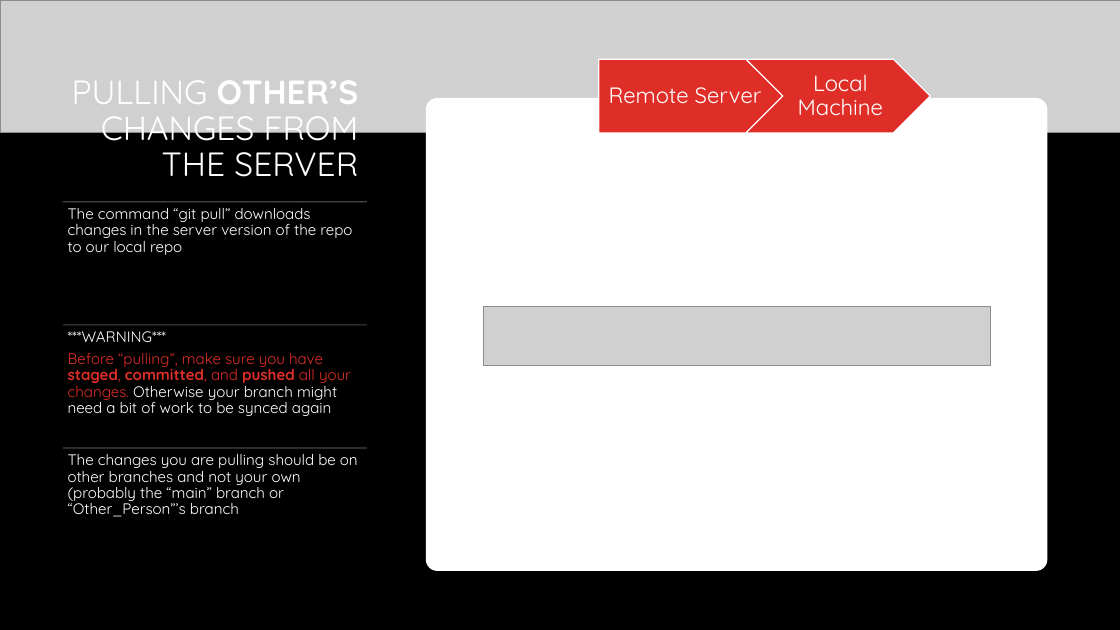
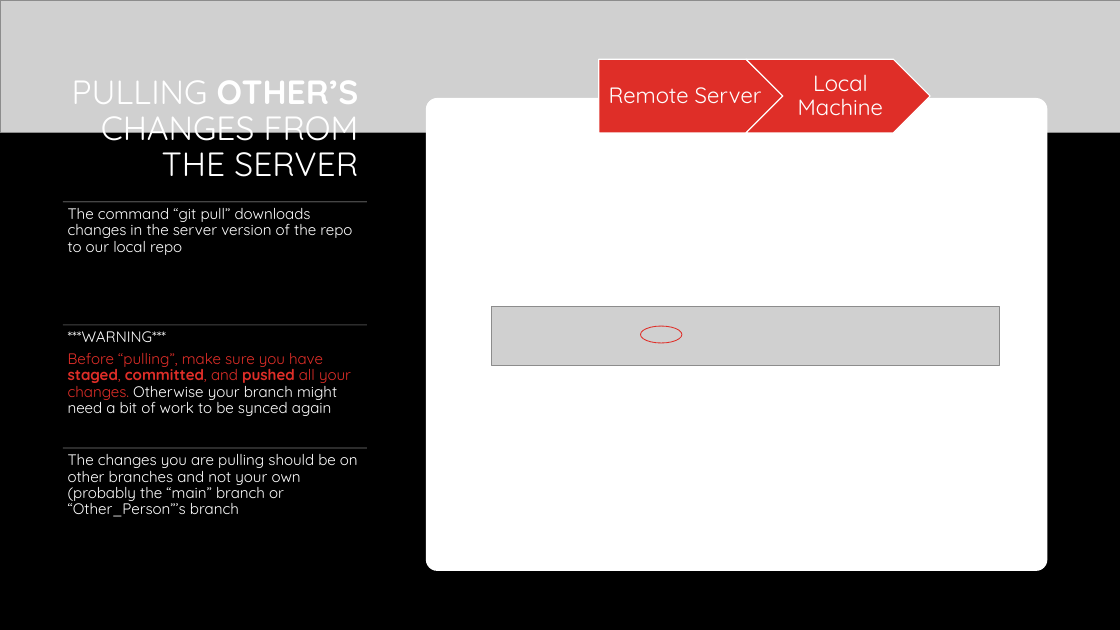
Before and after one commit to shachash1984/Tiltan_UnrealEngineCourse, a slide deck: slide 10 of Classes/Class_1/Git Helper.pptx (slide 9 before the commit). Drawn at 1120x630 pixels with LibreOffice and Linux fonts; fonts in the diff are those of the drawing; grey boxes stand for pictures; background and template pictures are left out. Boxes give left, top, right and bottom in pixels: in the first picture for what was removed or moved away, otherwise in the second. Text is boxed around its words. In the diff, an @@ line names an element or a change of style, - is before the commit and + after.

```diff
--- a/Classes/Class_1/Git Helper.pptx
+++ b/Classes/Class_1/Git Helper.pptx
@@ picture: place and size @@
-picture at (484,306,991,365)
+picture at (492,306,999,365)
@@ ellipse added at (640,326,681,343), outline #DF2E28 0.75 pt @@
```
Also in this commit, not shown: 2 other slides changed, 2 slides added.
